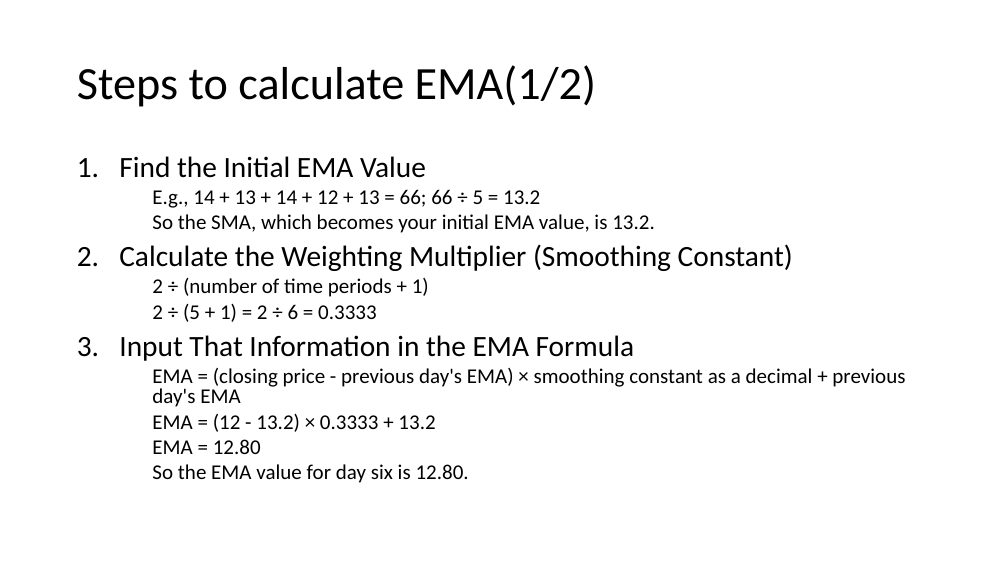
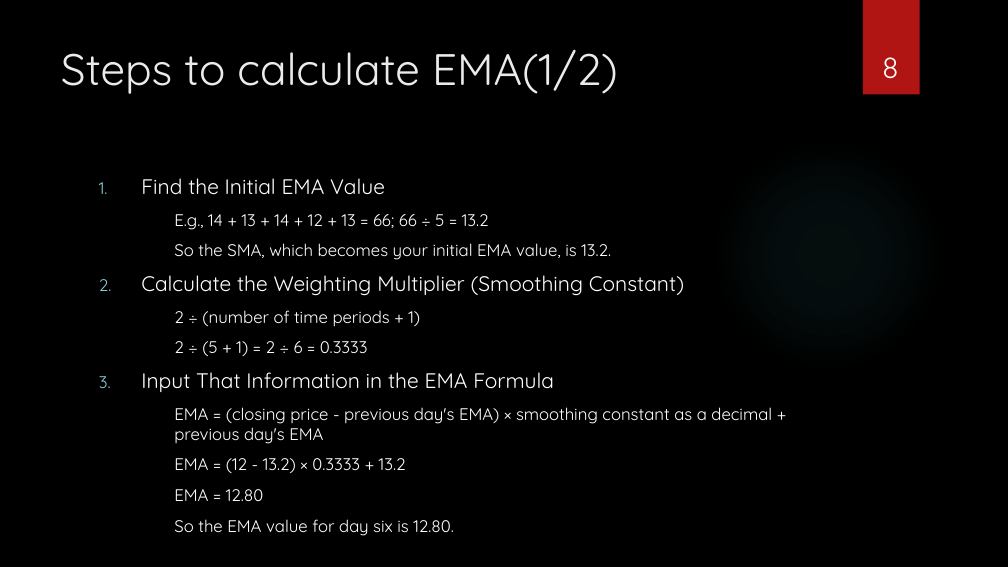
Before and after one commit to ShivakumarRavi/TradingAlgorithms, a slide deck: slide 8 of Python Assignment.pptx. Drawn at 1008x567 pixels with LibreOffice and Linux fonts; fonts in the diff are those of the drawing; background and template pictures are left out. Boxes give left, top, right and bottom in pixels: in the first picture for what was removed or moved away, otherwise in the second. Text is boxed around its words. In the diff, an @@ line names an element or a change of style, - is before the commit and + after.

```diff
--- a/Python Assignment.pptx
+++ b/Python Assignment.pptx
@@ background #FFFFFF to picture (left out) @@
@@ rectangle added at bbox=[863, 0, 920, 95], fill #B01513 @@
@@ title "Steps to calculate EMA(1/2)": place and size @@
-title "Steps to calculate EMA(1/2)" at bbox=[77, 65, 596, 107]
+title "Steps to calculate EMA(1/2)" at bbox=[61, 49, 618, 94]
@@ title "Steps to calculate EMA(1/2)" at bbox=[61, 49, 618, 94]: size 44 to 42 pt, font Calibri to Quicksand, text colour #000000 to #EBEBEB; line spacing 0.9 to 1; vertical alignment middle to top @@
@@ page number added at bbox=[882, 57, 899, 79], 28 pt, text #FFFFFF @@
+8
@@ ellipse added at bbox=[712, 138, 944, 371], fill gradient #50B9C1 @@
@@ text "Find the Initial EMA Value": place and size @@
-text "Find the Initial EMA Value" at bbox=[119, 156, 905, 483]
+text "Find the Initial EMA Value" at bbox=[141, 178, 772, 536]
@@ text "Find the Initial EMA Value" at bbox=[141, 178, 772, 536]: size 28 to 20 pt in "Find the Initial EMA Value", "Calculate the Weighting Multiplier (Smoothing Constant)", "Input That Information in the EMA Formula"; font Calibri to Quicksand, text colour #000000 to #FFFFFF; size 20 to 16 pt in "E.g., 14 + 13 + 14 + ...", "So the SMA, which becomes your initial ...", "2 ÷ (number of time periods + ...", "2 ÷ (5 + 1) = 2 ..." and 4 more places; line spacing 0.8 to 1; more space between paragraphs @@
```
Also in this commit, not shown: 15 other slides changed, 1 other file.
